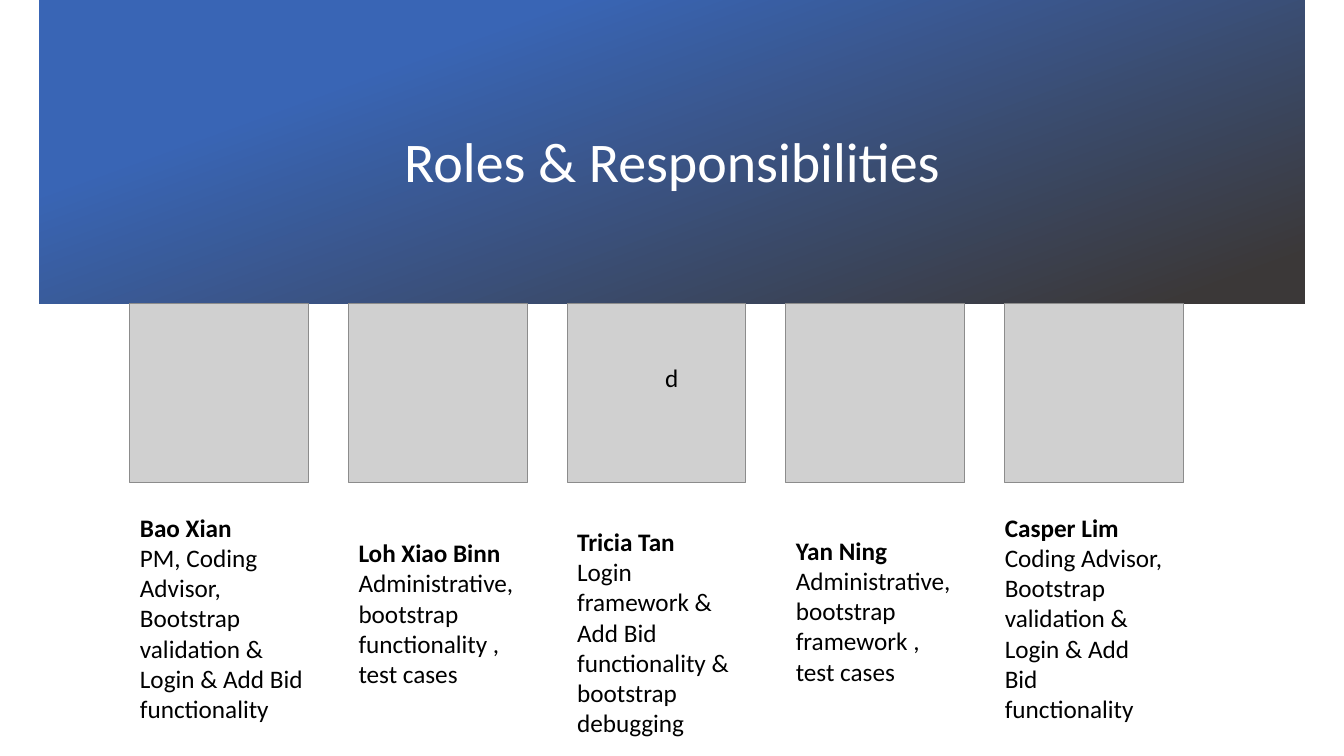
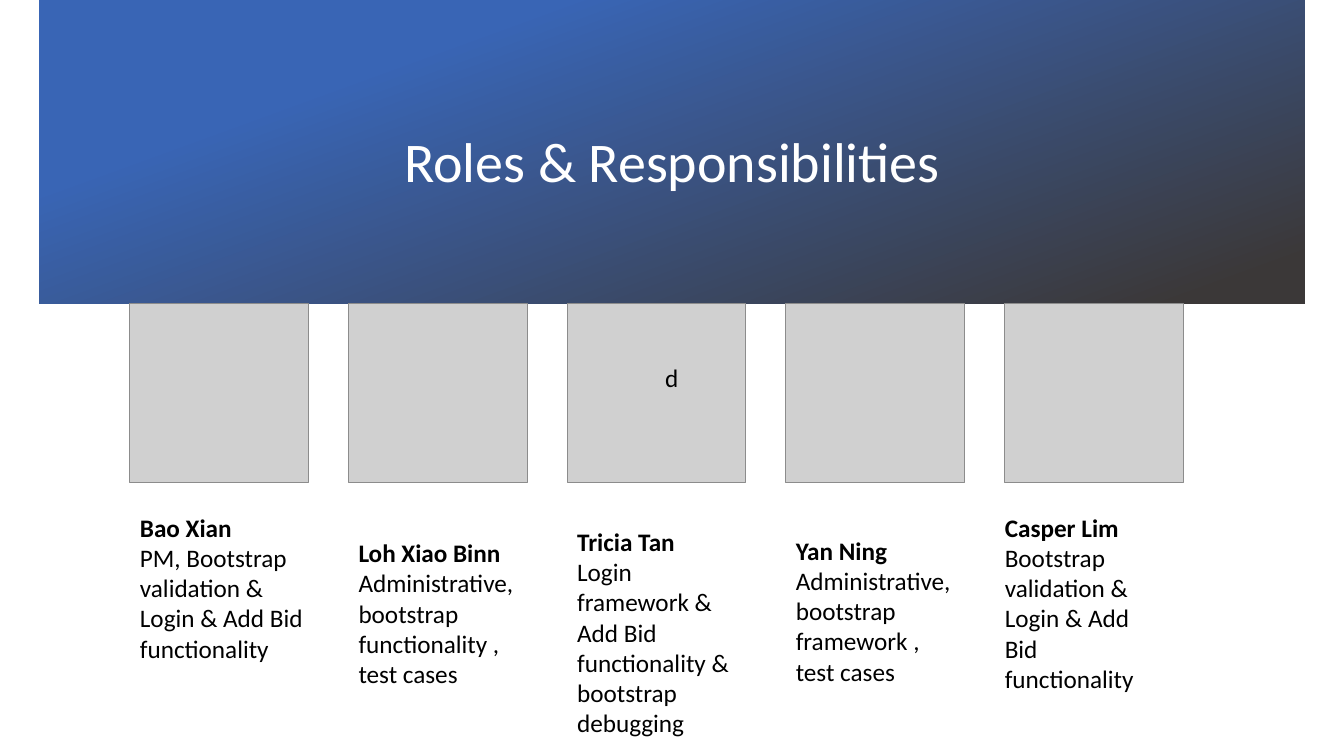
Before and after one commit to xbloh/Online-Course-Bidding-System-, a slide deck: slide 10 of presentations/PM Review - Week 7.pptx. Drawn at 1344x756 pixels with LibreOffice and Linux fonts; fonts in the diff are those of the drawing; grey boxes stand for pictures; background and template pictures are left out. Boxes give left, top, right and bottom in pixels: in the first picture for what was removed or moved away, otherwise in the second. Text is boxed around its words. In the diff, an @@ line names an element or a change of style, - is before the commit and + after.

```diff
--- a/presentations/PM Review - Week 7.pptx
+++ b/presentations/PM Review - Week 7.pptx
@@ text at (140,550,303,662): text changed @@
-PM, Coding Advisor, Bootstrap validation & Login & Add Bid functionality
+PM, Bootstrap validation & Login & Add Bid functionality
@@ text at (1005,550,1134,692): text changed @@
-Coding Advisor, Bootstrap validation & Login & Add Bid functionality
+Bootstrap validation & Login & Add Bid functionality
```
Also in this commit, not shown: 3 other slides changed.
